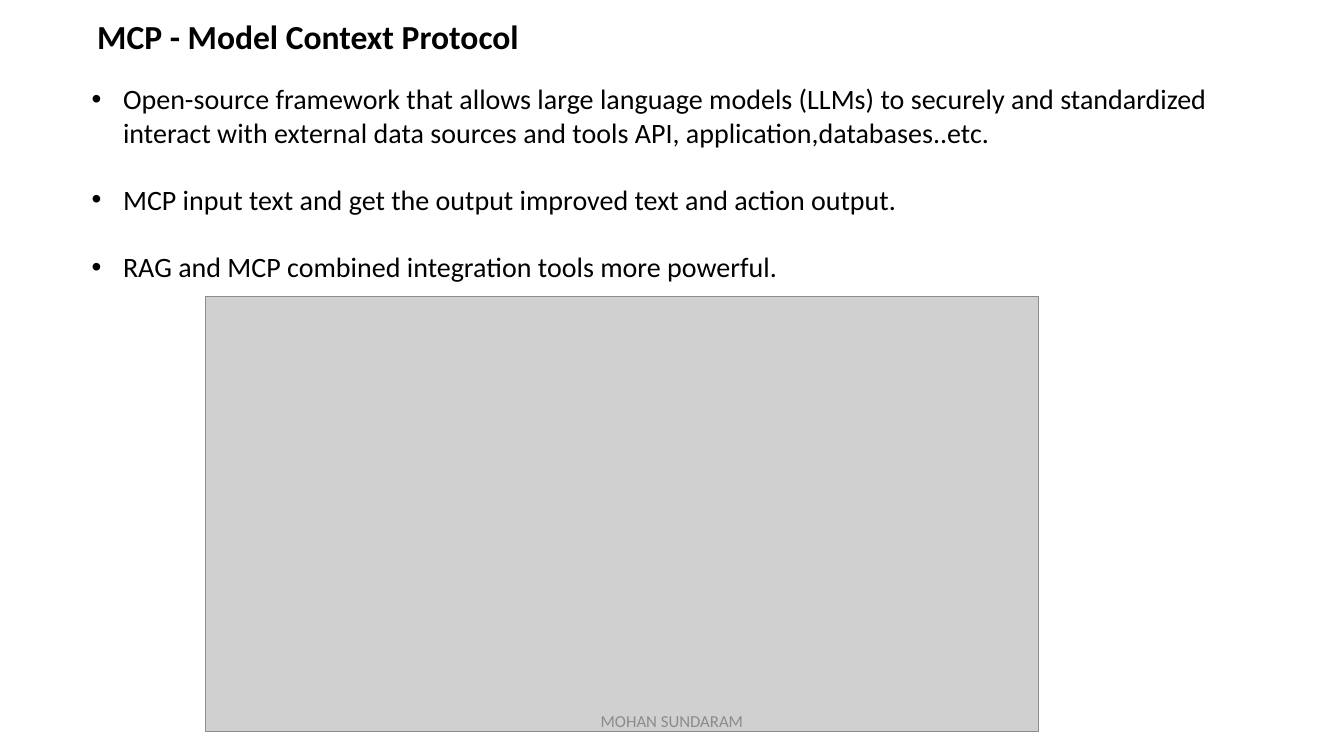
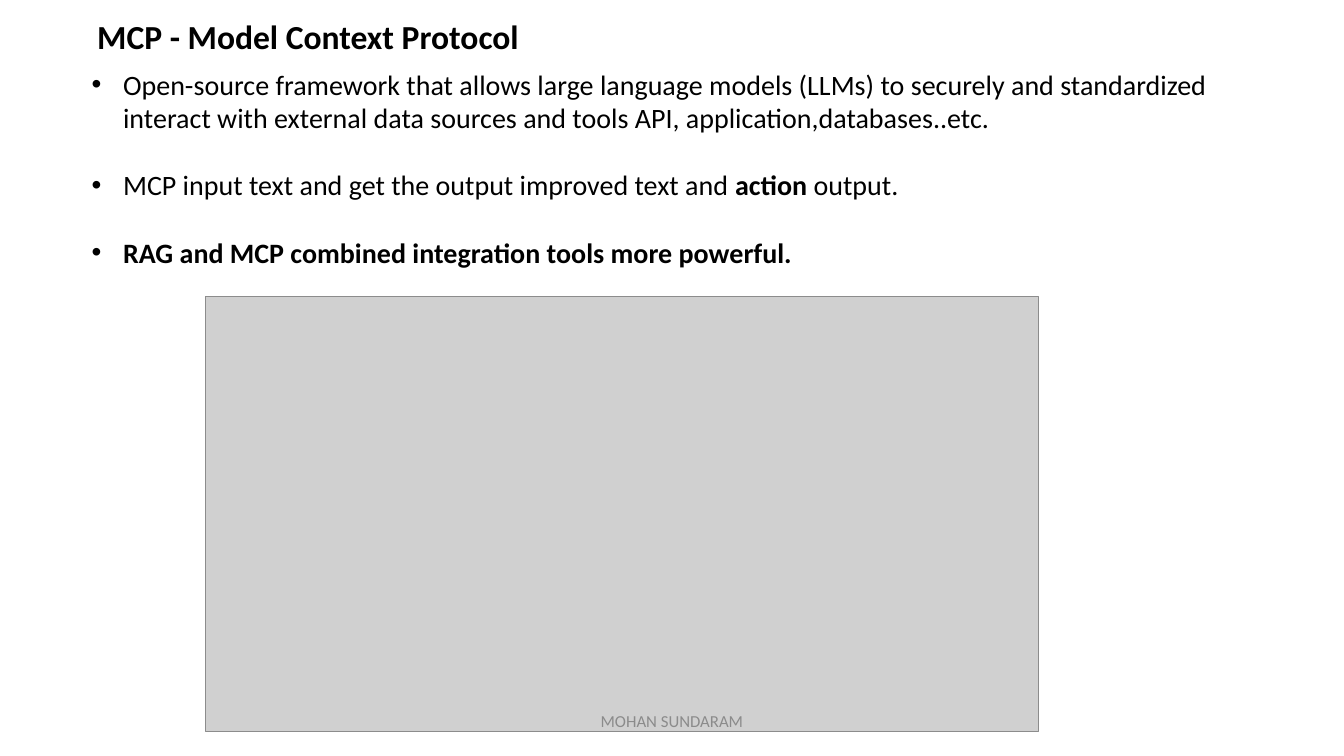
Before and after one commit to mohan4295work/Doc, a slide deck: slide 8 of Artificial Intelligence.pptx. Drawn at 1344x756 pixels with LibreOffice and Linux fonts; fonts in the diff are those of the drawing; grey boxes stand for pictures. Boxes give left, top, right and bottom in pixels: in the first picture for what was removed or moved away, otherwise in the second. Text is boxed around its words. In the diff, an @@ line names an element or a change of style, - is before the commit and + after.

```diff
--- a/Artificial Intelligence.pptx
+++ b/Artificial Intelligence.pptx
@@ text "Open-source framework that allows large ..." moved from (x1=123, y1=88, x2=1206, y2=282) to (x1=123, y1=74, x2=1206, y2=268) @@
@@ text at (x1=123, y1=175, x2=899, y2=268): bold on in "action", "RAG and MCP combined integration tools more ..." @@
```
Also in this commit, not shown: 10 other slides changed, 3 slides added.
